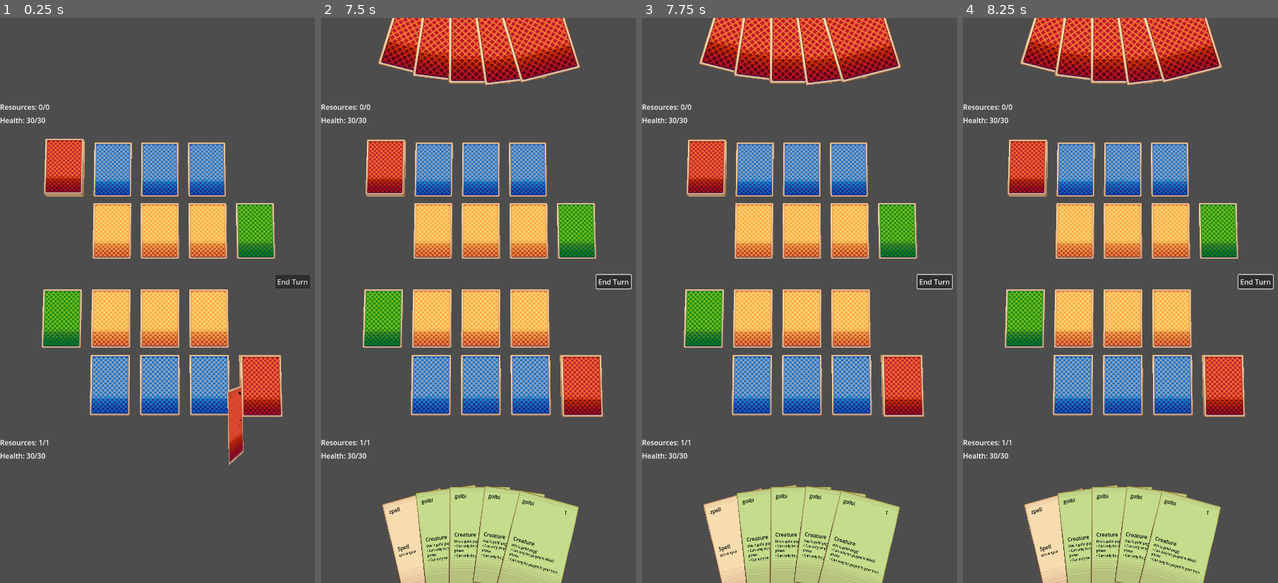
Above: before the commit, frames 1-4 (left to right).
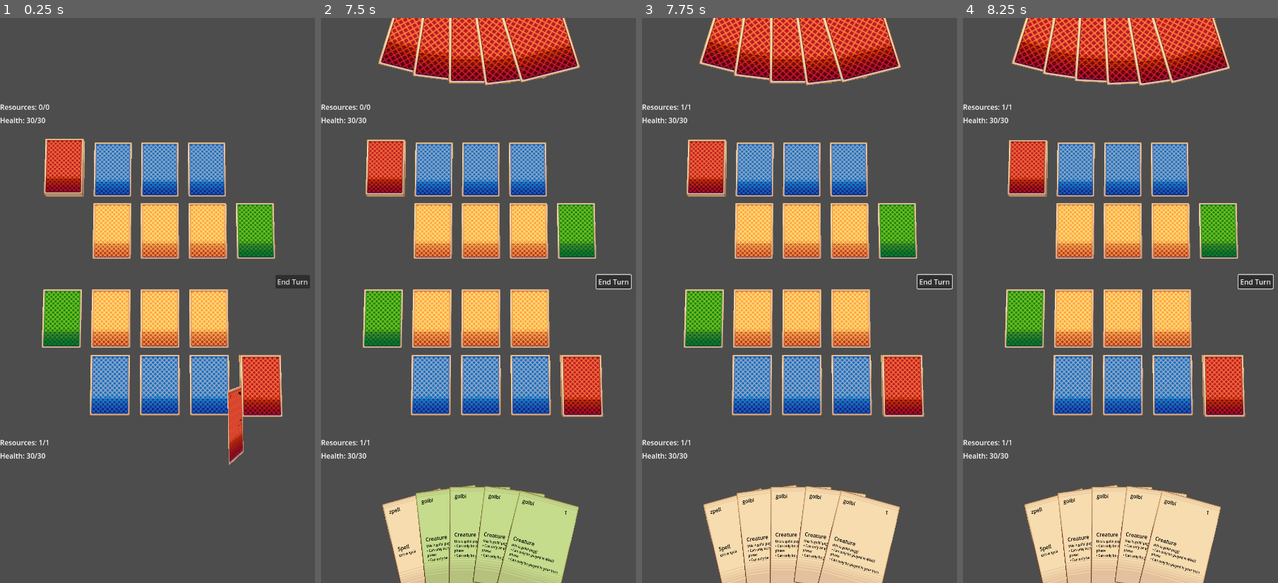
Above: after the commit, the same moments.

Repository: akaFalk/tcg
Game: Godot game, scene res://scenes/main.tscn
Two runs of this game, one before a commit and one after it. Both use one fixed random seed, a clock stepped at 60 frames per second and the inputs below.
Inputs (mouse positions are in pixels of both pictures, inside the frame that each line leads up to):
- Up to frame 1 (0.25 s): no input
- Up to frame 2 (7.5 s): tap Enter at 0.5, 4.25, 5.75 s; move the mouse to (550, 272) at 0.52 s; hold Up (ui_up) 0.53-1.25 s; tap O at 0.6, 4.35, 7.35 s; click (550, 272) at 0.67 s; drag from (415, 328) to (462, 413) at 1.27 s; move the mouse to (513, 176) at 2.02 s; hold Up (ui_up) 2.03-2.75 s; tap Shift at 2.1, 5.85 s; click (513, 176) at 2.17 s; click "End Turn" at 2.75 s; tap Space at 3.5, 5, 6.5 s; drag from (462, 413) to (384, 215) at 3.52 s; move the mouse to (576, 385) at 4.27 s; hold Down (ui_down) 4.28-5 s; click (576, 385) at 4.42 s; drag from (384, 215) to (431, 159) at 5.02 s; move the mouse to (494, 300) at 5.77 s; hold Down (ui_down) 5.78-6.5 s; click (494, 300) at 5.92 s; drag from (431, 159) to (415, 328) at 6.52 s; move the mouse to (550, 272) at 7.27 s; hold Up (ui_up) from 7.28 s (still down); click (550, 272) at 7.42 s
- Up to frame 3 (7.75 s): keep holding Up (ui_up)
- Up to frame 4 (8.25 s): release Up (ui_up) at 8 s; drag from (1057, 328) to (1104, 413) at 8.02 s

Frames 1-2 are identical in both runs. In frame 3, 7.5% of the frame differs, in the area x 12-82%, y 15-100%; in frame 4, 13%, in the area x 12-85%, y 0-100%.

Commit message:
more refactor

Diff:
--- a/scenes/main.tscn
+++ b/scenes/main.tscn
@@ -1,6 +1,5 @@
-[gd_scene load_steps=25 format=3 uid="uid://crf02py6ivrhs"]
-
-[ext_resource type="Script" uid="uid://3gwct2hgy3es" path="res://scripts/systems/input/card_hover_system.gd" id="1_fnqc8"]
+[gd_scene load_steps=24 format=3 uid="uid://crf02py6ivrhs"]
+
 [ext_resource type="Texture2D" uid="uid://xs2i50m3otqy" path="res://assets/card-back1.png" id="2_85g3d"]
 [ext_resource type="Script" uid="uid://ch8hue7drqiuh" path="res://scripts/entities/player/player.gd" id="2_jscy8"]
 [ext_resource type="Texture2D" uid="uid://d0gp1c48nitab" path="res://assets/card-back4.png" id="2_ya4ey"]
@@ -92,10 +91,9 @@
 turn_system = NodePath("../../Systems/TurnSystem")
 deck = NodePath("../Deck")
 
-[node name="Deck" parent="Player" node_paths=PackedStringArray("card_loader", "card_hover_system", "player") instance=ExtResource("6_85g3d")]
+[node name="Deck" parent="Player" node_paths=PackedStringArray("card_loader", "player") instance=ExtResource("6_85g3d")]
 transform = Transform3D(0.5, 0, 0, 0, 0.5, 0, 0, 0, 0.5, 2.7, 0.4, 0)
 card_loader = NodePath("../../CardLoader")
-card_hover_system = NodePath("../../Systems/Input/CardHoverSystem")
 player = NodePath("..")
 deck_definition = ExtResource("5_yc10j")
 
@@ -151,11 +149,10 @@
 slot_type = 2
 image = ExtResource("3_choun")
 
-[node name="Deck" type="Node3D" parent="Opponent" node_paths=PackedStringArray("card_loader", "card_hover_system", "player")]
+[node name="Deck" type="Node3D" parent="Opponent" node_paths=PackedStringArray("card_loader", "player")]
 transform = Transform3D(0.5, 0, 0, 0, 0.5, 0, 0, 0, 0.5, 0.3, 3.1, 0)
 script = ExtResource("8_trceg")
 card_loader = NodePath("../../CardLoader")
-card_hover_system = NodePath("../../Systems/Input/CardHoverSystem")
 player = NodePath("..")
 deck_definition = ExtResource("5_yc10j")
 
@@ -197,10 +194,6 @@
 collision_system = NodePath("../CollisionSystem")
 metadata/_custom_type_script = "uid://p6wa4dd26yhg"
 
-[node name="CardHoverSystem" type="Node3D" parent="Systems/Input"]
-script = ExtResource("1_fnqc8")
-metadata/_custom_type_script = "uid://3gwct2hgy3es"
-
 [node name="UI" type="Node3D" parent="."]
 
 [node name="PlayerUI" type="Node3D" parent="UI"]
--- a/scripts/entities/card_slot.gd
+++ b/scripts/entities/card_slot.gd
@@ -16,6 +16,6 @@
 	card.model.attempt_play()
 	card.view.position = position
 	card.view.scale = scale
-	card.view.set_interactable(false)
 
 	card_in_slot = true
+	EventBus.card_played.emit(card)
--- a/scripts/entities/cards/card.gd
+++ b/scripts/entities/cards/card.gd
@@ -15,10 +15,7 @@
 	model.logic.playability_changed.connect(view.update_playable_visuals)
 	view.drag_started.connect(_on_view_drag_start)
 	view.drag_ended.connect(_on_view_drag_end)
-
-	# Assumes parent is a CardHoverSystem that connects signals.
-	if get_parent() and get_parent().has_method("connect_card_signals"):
-		get_parent().connect_card_signals(self)
+	EventBus.card_played.connect(_on_card_played)
 
 func _on_view_drag_start() -> void:
 	# Forward to drag system
@@ -27,3 +24,8 @@
 func _on_view_drag_end() -> void:
 	# Forward to drag system
 	EventBus.card_drag_ended.emit(self)
+
+func _on_card_played(card: Card) -> void:
+	if card == self:
+		view.update_playable_visuals(false)
+		view.set_interactable(false)
--- a/scripts/entities/cards/card_logic.gd
+++ b/scripts/entities/cards/card_logic.gd
@@ -2,7 +2,6 @@
 
 # Signals for gameplay events
 signal playability_changed(is_playable: bool)
-signal card_played()
 
 # Shared Properties
 var model: CardModel
@@ -41,5 +40,4 @@
 		return false
 
 	resource_component.spend(model.data.cost)
-	card_played.emit()
 	return true
--- a/scripts/entities/deck.gd
+++ b/scripts/entities/deck.gd
@@ -3,7 +3,6 @@
 const CARD_Z_OFFSET: float = 0.005
 
 @export var card_loader: CardLoader
-@export var card_hover_system: CardHoverSystem
 @export var player: Player
 @export var deck_definition: DeckDefinition
 
@@ -18,7 +17,7 @@
 
 	for card_data in deck_definition.cards:
 		var card: Card = card_loader.create_card(card_data, player)
-		card_hover_system.add_child(card)
+		player.add_child(card)
 		cards.append(card)
 
 		var z_position = (total_cards - 1 - index) * CARD_Z_OFFSET
--- a/scripts/entities/hands/base_hand.gd
+++ b/scripts/entities/hands/base_hand.gd
@@ -81,7 +81,6 @@
 func _configure_card(card: Card) -> void:
 	card.view.scale = config.card_scale
 	card.view.show_labels(config.show_card)
-	#card.view.set_interactable(true)
 
 func _calculate_dynamic_radius(card_count: int) -> float:
 	if card_count <= config.min_cards_for_growth:
--- a/scripts/systems/input/drag_and_drop_system.gd
+++ b/scripts/systems/input/drag_and_drop_system.gd
@@ -13,6 +13,7 @@
 		update_dragged_position()
 
 func start_drag(card: Card) -> void:
+	CardHoverSystem.should_hover = false
 	dragged_card = card
 	_calculate_drag_plane(card.view.position)
 	dragged_card.view.start_drag()
@@ -54,7 +55,6 @@
 	var slot = collision_system.get_slot_under_mouse()
 	if slot && slot.accepts_card_type(dragged_card):
 		slot.add_card(dragged_card)
-		EventBus.card_played.emit(dragged_card)
 	else:
 		_return_card_to_hand()
 
--- a/scripts/systems/turn_system.gd
+++ b/scripts/systems/turn_system.gd
@@ -19,8 +19,8 @@
 @export var initial_phase_durations := {
 	Phase.START: 0.5,
 	Phase.DRAW: 1.0,
-	Phase.MAIN: 30.0,
-	Phase.BATTLE: 15.0,
+	Phase.MAIN: 7.0,
+	Phase.BATTLE: 1.0,
 	Phase.END: 0.5
 }
 
